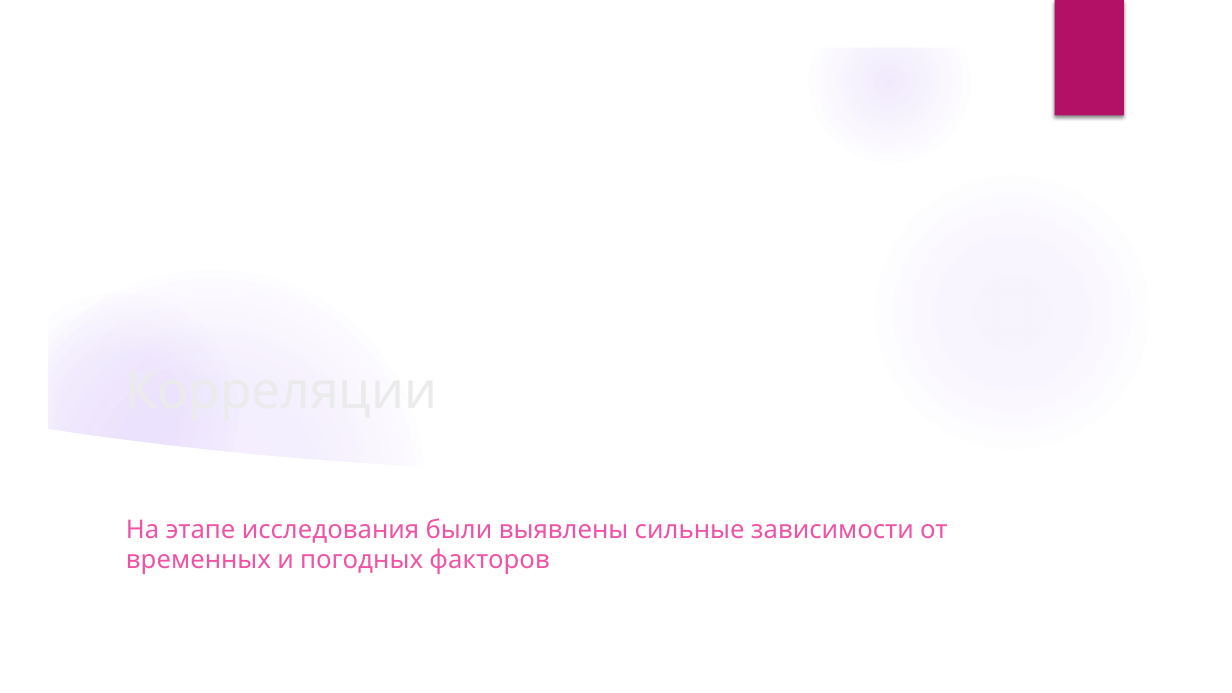
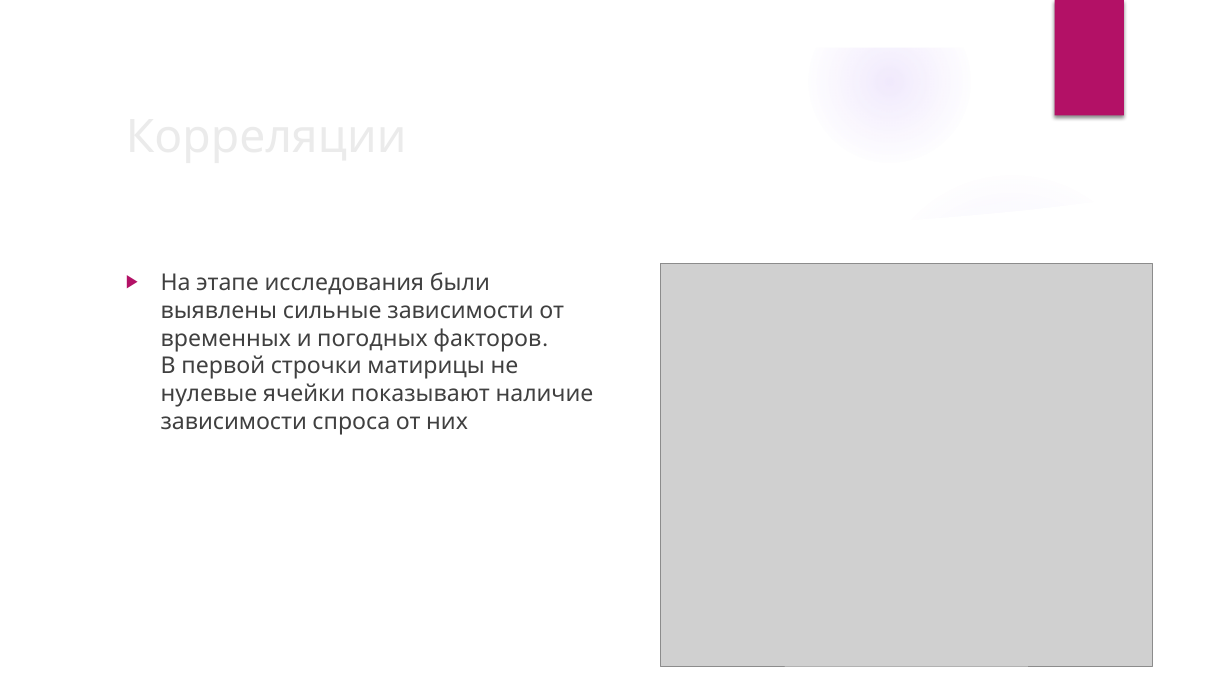
Before and after one commit to BlackkkMaster/ad_project_team16, a slide deck: slide 6 of Исследование спроса на самокаты.pptx (slide 7 before the commit). Drawn at 1232x693 pixels with LibreOffice and Linux fonts; fonts in the diff are those of the drawing; grey boxes stand for pictures; background and template pictures are left out. Boxes give left, top, right and bottom in pixels: in the first picture for what was removed or moved away, otherwise in the second. Text is boxed around its words. In the diff, an @@ line names an element or a change of style, - is before the commit and + after.

```diff
--- a/Исследование спроса на самокаты.pptx
+++ b/Исследование спроса на самокаты.pptx
@@ title "Корреляции": place and size @@
-title "Корреляции" at box(116, 239, 1008, 423)
+title "Корреляции" at box(116, 98, 1002, 169)
@@ title "Корреляции" at box(116, 98, 1002, 169): size 40 to 36 pt; vertical alignment bottom to middle @@
@@ freeform shape: place and size @@
-freeform shape at box(857, 396, 1194, 497)
+freeform shape at box(857, 154, 1194, 255)
@@ freeform shape: place and size @@
-freeform shape at box(46, 429, 1186, 665)
+freeform shape at box(46, 189, 1186, 647)
@@ picture added at box(660, 263, 1153, 666) @@
@@ text at box(161, 272, 594, 435): text changed; size 20 to 18 pt; text colour #EF53A5 to #404040 @@
-На этапе исследования были выявлены сильные зависимости от временных и погодных факторов
+▶ На этапе исследования были выявлены сильные зависимости от временных и погодных факторов.
+  В первой строчки матирицы не нулевые ячейки показывают наличие зависимости спроса от них
```
Also in this commit, not shown: 4 other slides changed, 5 slides added, 7 slides removed, 1 other file.
